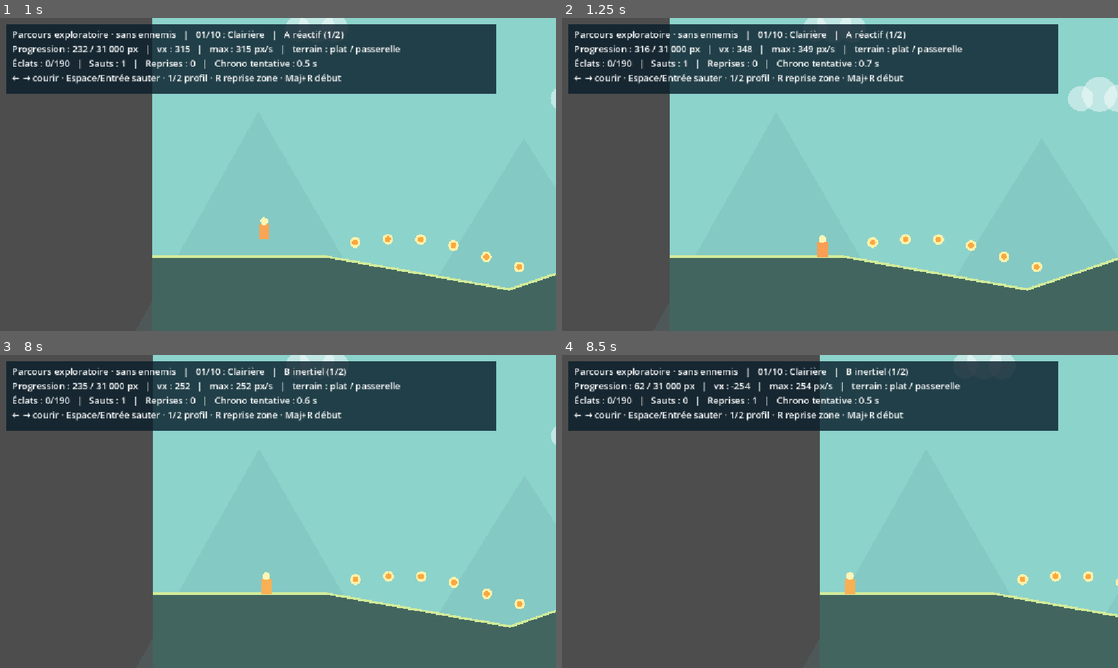
Above: before the commit, frames 1-4 (two rows, left to right).
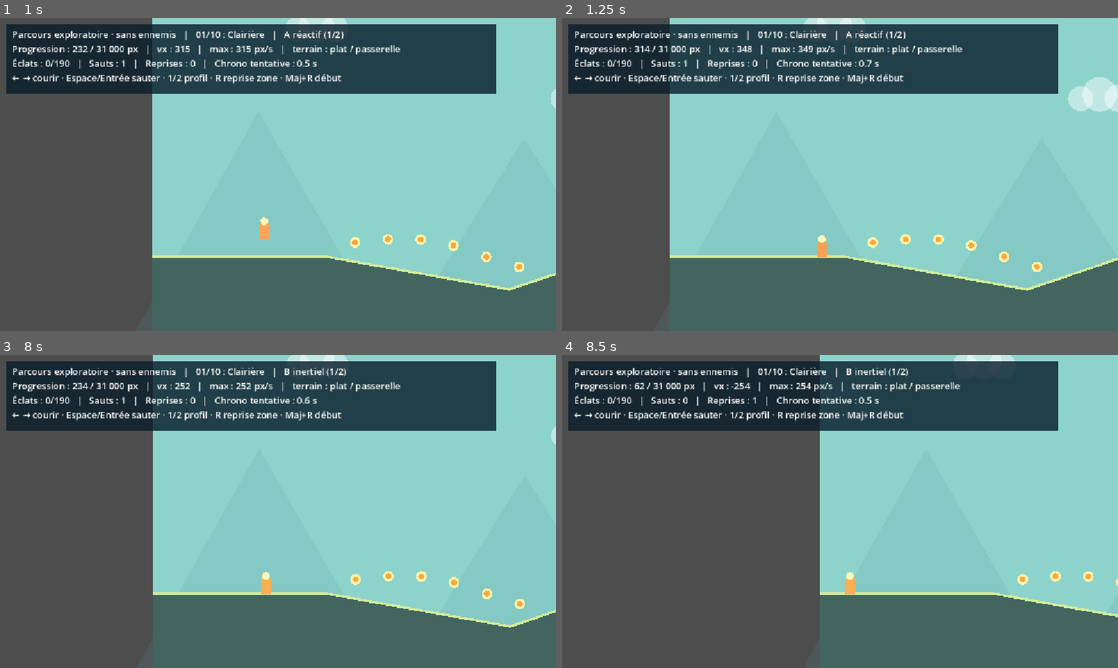
Above: after the commit, the same moments.

Repository: goldaj/glitch_runner
Game: Godot game, scene res://scenes/prototype.tscn
Two runs of this game, one before a commit and one after it. Both use one fixed random seed, a clock stepped at 60 frames per second and the inputs below.
Inputs:
- Up to frame 1 (1 s): tap Enter (ui_accept) at 0.5, 0.77 s; hold Right (ui_right) from 0.53 s (still down); hold 1 from 0.53 s (still down)
- Up to frame 2 (1.25 s): keep holding Right (ui_right); keep holding 1
- Up to frame 3 (8 s): release Right (ui_right) at 1.28 s; release 1 at 1.28 s; hold Left (ui_left) 1.28-2.03 s; tap 2 at 1.35, 4.35, 7.35 s; tap Enter (ui_accept) at 1.52, 3.02, 3.77, 4.52, 6.02, 6.77, 7.52 s; hold R 2.03-2.78 s; hold Right (ui_right) 2.03-3.53 s; tap Shift at 2.85, 5.85 s; hold 1 3.53-4.28 s; hold Left (ui_left) 3.53-5.78 s; hold R 5.03-5.78 s; hold Right (ui_right) from 5.78 s (still down); hold 1 6.53-7.28 s
- Up to frame 4 (8.5 s): release Right (ui_right) at 8.03 s; hold Left (ui_left) from 8.03 s (still down); hold R from 8.03 s (still down)

Frame 1 is identical in both runs. In frame 2, less than 0.1% of the frame differs, in the area x 14-100%, y 0-87%; in frame 3, less than 0.1%; in frame 4, nothing differs.

Commit message:
fix(physics): sweep full motion against solid slope segments and preserve real pits

Diff:
--- a/scripts/course_profile.gd
+++ b/scripts/course_profile.gd
@@ -210,3 +210,56 @@
 		if gap.y > x:
 			return gap
 	return Vector2(-1.0, -1.0)
+
+## Continuous contact against the solid heightfield, not the endpoint alone.
+## Searches breakpoints of terrain segments AND true gaps. Each interval has a
+## linear floor; the first above-to-below crossing is the first legal collision.
+## Empty Dictionary = no contact (a real hole, below the far lip, or no crossing).
+static func first_ground_contact(from_feet: Vector2, to_feet: Vector2) -> Dictionary:
+	var dx: float = to_feet.x - from_feet.x
+	var dy: float = to_feet.y - from_feet.y
+	const EPS: float = 0.0001
+
+	if absf(dx) < EPS:
+		if not has_ground_at(from_feet.x):
+			return {}
+		var floor_y: float = height_at(from_feet.x)
+		if dy > EPS and from_feet.y <= floor_y + EPS and to_feet.y >= floor_y - EPS:
+			var t: float = clampf((floor_y - from_feet.y) / dy, 0.0, 1.0)
+			return {"fraction": t, "position": Vector2(from_feet.x, floor_y)}
+		return {}
+
+	var lo: float = minf(from_feet.x, to_feet.x)
+	var hi: float = maxf(from_feet.x, to_feet.x)
+	var cuts: Array[float] = [from_feet.x, to_feet.x]
+	for knot in POINTS:
+		if knot.x > lo and knot.x < hi:
+			cuts.append(knot.x)
+	for hole in GAPS:
+		if hole.x > lo and hole.x < hi:
+			cuts.append(hole.x)
+		if hole.y > lo and hole.y < hi:
+			cuts.append(hole.y)
+	cuts.sort()
+	if dx < 0.0:
+		cuts.reverse()
+
+	for i in range(cuts.size() - 1):
+		var x0: float = cuts[i]
+		var x1: float = cuts[i + 1]
+		if absf(x1 - x0) < EPS:
+			continue
+		if not has_ground_at((x0 + x1) * 0.5):
+			continue
+		var t0: float = (x0 - from_feet.x) / dx
+		var t1: float = (x1 - from_feet.x) / dx
+		var f0: float = from_feet.y + dy * t0 - height_at(x0)
+		var f1: float = from_feet.y + dy * t1 - height_at(x1)
+		# Positive f means player's feet are inside/below the solid surface.
+		# Check the sign of relative movement, not vertical air speed alone.
+		if f0 <= EPS and f1 >= -EPS and f1 - f0 > EPS:
+			var along: float = clampf(-f0 / (f1 - f0), 0.0, 1.0)
+			var hit_t: float = lerpf(t0, t1, along)
+			var hit_x: float = lerpf(from_feet.x, to_feet.x, hit_t)
+			return {"fraction": hit_t, "position": Vector2(hit_x, height_at(hit_x))}
+	return {}
--- a/scripts/movement_model.gd
+++ b/scripts/movement_model.gd
@@ -128,28 +128,36 @@
 		var previous_feet: Vector2 = feet
 		feet += air_velocity * dt
 		feet.x = clampf(feet.x, Course.START_X, Course.END_X)
-		if air_velocity.y >= 0.0:
-			# From above, choose the first solid surface crossed along the step.
-			var collision_y: float = INF
-			var landed_platform: int = -1
-			if Course.has_ground_at(feet.x):
-				var ground_y: float = Course.height_at(feet.x)
-				if previous_feet.y <= ground_y and feet.y >= ground_y:
-					collision_y = ground_y
+		# Sweep along the actual motion segment, breaking it at terrain vertices
+		# and at genuine pits. The old test compared the PREVIOUS y with the
+		# NEXT ground y, which missed a moving player landing on a rising slope.
+		var floor_hit: Dictionary = Course.first_ground_contact(previous_feet, feet)
+		var first_fraction: float = INF
+		var landed_platform: int = -1
+		var ground_contact: Vector2 = Vector2.ZERO
+		if not floor_hit.is_empty():
+			first_fraction = floor_hit["fraction"]
+			ground_contact = floor_hit["position"]
+		if air_velocity.y >= 0.0 and feet.y > previous_feet.y:
+			# One-way ledges only catch a descending player. Compare impact
+			# fractions, not only surface Y at the final X, to respect first contact.
 			for i in range(Course.PLATFORM_SPECS.size()):
 				var ledge: Rect2 = Course.platform_rect(i)
-				if feet.x >= ledge.position.x + 8.0 and feet.x <= ledge.end.x - 8.0:
-					if previous_feet.y <= ledge.position.y and feet.y >= ledge.position.y:
-						if ledge.position.y < collision_y:
-							collision_y = ledge.position.y
+				if previous_feet.y <= ledge.position.y and feet.y >= ledge.position.y:
+					var t: float = (ledge.position.y - previous_feet.y) / (feet.y - previous_feet.y)
+					var impact_x: float = lerpf(previous_feet.x, feet.x, t)
+					if impact_x >= ledge.position.x + 8.0 and impact_x <= ledge.end.x - 8.0:
+						if t < first_fraction:
+							first_fraction = t
+							ground_contact = Vector2(impact_x, ledge.position.y)
 							landed_platform = i
-			if collision_y < INF:
-				feet.y = collision_y
-				grounded = true
-				platform_index = landed_platform
-				ground_speed = air_velocity.x * 0.96
-				air_velocity = Vector2.ZERO
-				bounce_flight = false
+		if first_fraction < INF:
+			feet = ground_contact
+			grounded = true
+			platform_index = landed_platform
+			ground_speed = air_velocity.x * 0.96
+			air_velocity = Vector2.ZERO
+			bounce_flight = false
 		if feet.y > Course.FALL_LIMIT:
 			dead = true
 
--- a/tests/test_ground_contact.gd
+++ b/tests/test_ground_contact.gd
@@ -66,6 +66,34 @@
 	far_edge.step(1.0, false, true, DT)
 	_expect(not far_edge.grounded and far_edge.feet.y > Course.height_at(far_edge.feet.x), "pit exit from below is not an automatic rescue")
 
+	# Sweep regression grid: adversarial approaches from both directions on
+	# 70+ slopes and every terrain seam, at many speeds and ascending/descending.
+	var scenarios: int = 0
+	for segment_index in range(Course.POINTS.size() - 1):
+		var begin: Vector2 = Course.POINTS[segment_index]
+		var end: Vector2 = Course.POINTS[segment_index + 1]
+		var steep: float = (end.y - begin.y) / (end.x - begin.x)
+		for toward in [-1.0, 1.0]:
+			if steep * toward >= -0.13:
+				continue
+			for speed in [350.0, 650.0, 900.0]:
+				for vy in [-35.0, 15.0, 80.0]:
+					var x: float = (begin.x + end.x) * 0.5
+					var start_y: float = Course.height_at(x) - 1.0
+					var test_end_x: float = x + toward * speed * DT
+					if not Course.has_ground_at(x) or not Course.has_ground_at(test_end_x):
+						continue
+					var m: RefCounted = _airborne(x, toward * speed, vy, 1.0)
+					m.step(toward, false, true, DT)
+					if m.feet.x == test_end_x:
+						pass
+					# It may still be airborne if the profile does not reach the
+					# feet this tick. It must NEVER be inside valid solid ground.
+					if not m.grounded:
+						_expect(m.feet.y <= Course.height_at(m.feet.x) + 0.01, "no terrain tunneling at segment %d speed %.0f direction %.0f vy %.0f" % [segment_index, speed, toward, vy])
+					scenarios += 1
+	_expect(scenarios >= 100, "sweep tested at least 100 rising-slope cases")
+
 	if failures.is_empty():
 		print("PASS ground_contact: %d checks" % checks)
 		quit(0)
